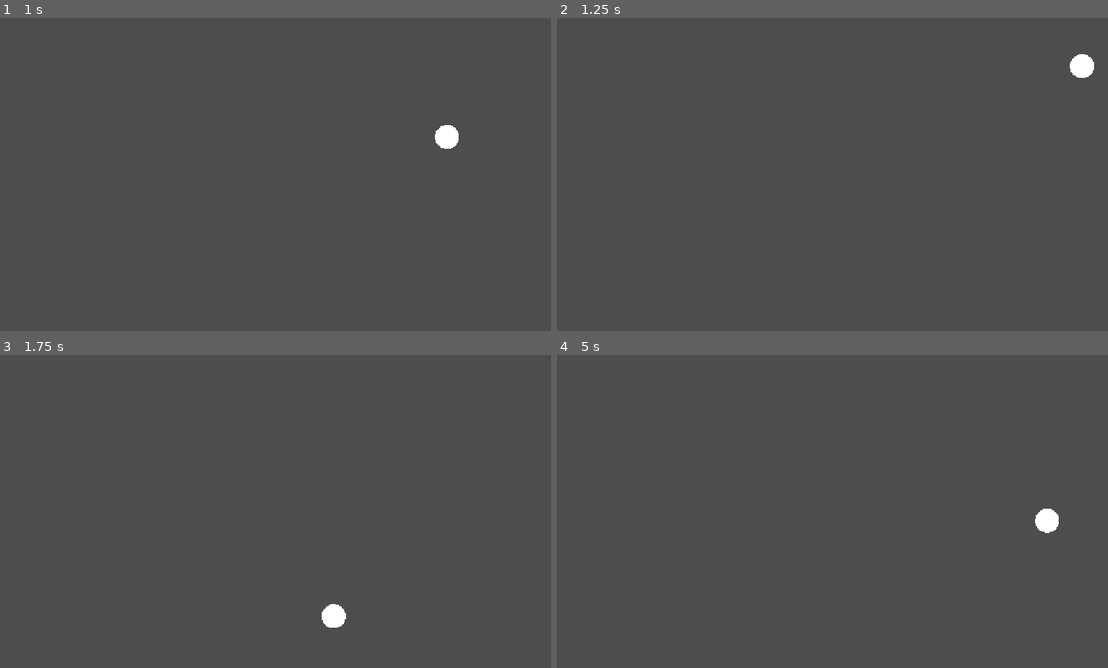
Above: before the commit, frames 1-4 (two rows, left to right).
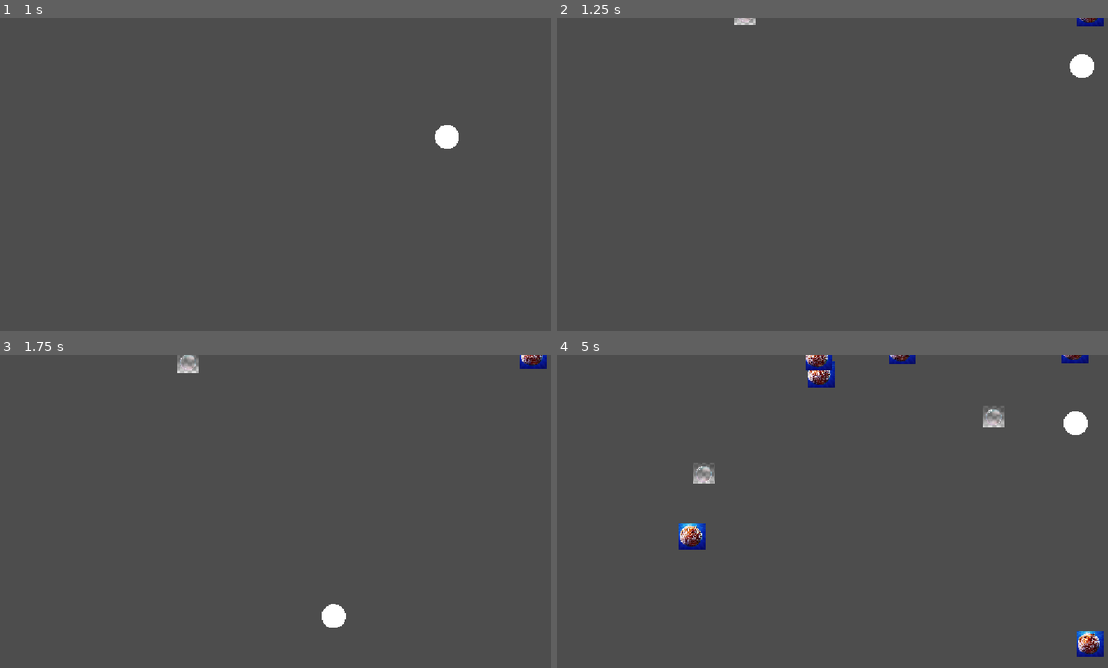
Above: after the commit, the same moments.

Repository: luiigi2000/boom-perry
Game: Godot game, scene res://Scenes/main.tscn
Two runs of this game, one before a commit and one after it. Both use one fixed random seed, a clock stepped at 60 frames per second and the inputs below.
Inputs (mouse positions are in pixels of both pictures, inside the frame that each line leads up to):
- Up to frame 1 (1 s): tap Enter at 0.5 s; move the mouse to (396, 158) at 0.52 s; hold Right from 0.53 s (still down); hold Space (parry) from 0.53 s (still down); click (396, 158) at 0.67 s
- Up to frame 2 (1.25 s): keep holding Right; keep holding Space (parry)
- Up to frame 3 (1.75 s): move the mouse to (165, 527) at 1.27 s; release Right at 1.28 s; release Space (parry) at 1.28 s; hold Down from 1.28 s (still down); tap Space (parry) at 1.35 s
- Up to frame 4 (5 s): move the mouse to (887, 442) at 2.02 s; release Down at 2.03 s; hold Right 2.03-2.78 s; hold Space (parry) 2.03-2.78 s; tap Alt at 2.1 s; move the mouse to (804, 574) at 2.77 s; hold Up 2.78-3.53 s; tap Shift at 2.85 s; click (804, 574) at 2.92 s; tap Space (parry) at 3.05, 4.35 s; move the mouse to (997, 558) at 3.52 s; hold Space (parry) 3.53-4.28 s; hold Left from 3.53 s (still down); move the mouse to (667, 464) at 4.27 s

Frame 1 is identical in both runs. In frame 2, 0.2% of the frame differs, in the area x 32-100%, y 0-3%; in frame 3, 0.4%; in frame 4, 2.6%, in the area x 22-100%, y 0-97%.

Commit message:
Falling Objects
You now move up through the sea! u can bounce off of place holder ocean objects which you can parry.

Diff:
--- a/Scenes/RigidBodies/boomerang.tscn
+++ b/Scenes/RigidBodies/boomerang.tscn
@@ -12,6 +12,7 @@
 radius = 8.69227
 
 [node name="Boomerang" type="RigidBody2D" unique_id=1919967858]
+collision_mask = 3
 physics_material_override = SubResource("PhysicsMaterial_l2u2a")
 continuous_cd = 2
 contact_monitor = true
--- /dev/null
+++ b/Scenes/RigidBodies/obstacle.tscn
@@ -0,0 +1,23 @@
+[gd_scene format=3 uid="uid://c3nuopyyt2kvv"]
+
+[ext_resource type="Script" uid="uid://dkjh7f727rit1" path="res://Scripts/obstacle.gd" id="1_8l1dc"]
+[ext_resource type="Texture2D" uid="uid://dtdv8bvhblnvs" path="res://addons/images (3).jpg" id="2_mwh3f"]
+[ext_resource type="Texture2D" uid="uid://dlstmf2b7muq6" path="res://addons/images (2).jpg" id="3_mwh3f"]
+
+[sub_resource type="RectangleShape2D" id="RectangleShape2D_qcbvg"]
+size = Vector2(54, 54)
+
+[node name="Obstacle" type="RigidBody2D" unique_id=1442991332]
+collision_mask = 2
+gravity_scale = 0.1
+lock_rotation = true
+script = ExtResource("1_8l1dc")
+meshes = Array[Texture2D]([ExtResource("2_mwh3f"), ExtResource("3_mwh3f")])
+
+[node name="CollisionShape2D" type="CollisionShape2D" parent="." unique_id=802688491]
+position = Vector2(-1, -1)
+shape = SubResource("RectangleShape2D_qcbvg")
+
+[node name="Sprite2D" type="Sprite2D" parent="." unique_id=1141032765]
+scale = Vector2(0.1, 0.1)
+texture = ExtResource("2_mwh3f")
--- a/Scenes/main.tscn
+++ b/Scenes/main.tscn
@@ -1,5 +1,6 @@
 [gd_scene format=3 uid="uid://dob171gm6muro"]
 
+[ext_resource type="Script" uid="uid://bq456bqxe402q" path="res://Scripts/main.gd" id="1_bo1nx"]
 [ext_resource type="PackedScene" uid="uid://dqpgxrnd36nc6" path="res://Scenes/RigidBodies/boomerang.tscn" id="1_jjgbg"]
 
 [sub_resource type="RectangleShape2D" id="RectangleShape2D_jjgbg"]
@@ -7,37 +8,43 @@
 
 [node name="Main" type="Node2D" unique_id=1860296884]
 position = Vector2(5, -6)
+script = ExtResource("1_bo1nx")
 
 [node name="Boomerang" parent="." unique_id=1919967858 instance=ExtResource("1_jjgbg")]
 position = Vector2(338, 258)
 
 [node name="TempMap" type="Node2D" parent="." unique_id=152736135]
 
-[node name="StaticBody2D" type="StaticBody2D" parent="." unique_id=1093926646]
+[node name="StaticBody2D" type="StaticBody2D" parent="TempMap" unique_id=1093926646]
 
-[node name="CollisionShape2D" type="CollisionShape2D" parent="StaticBody2D" unique_id=1144014338]
+[node name="CollisionShape2D" type="CollisionShape2D" parent="TempMap/StaticBody2D" unique_id=1144014338]
 position = Vector2(-36.5, 319)
 shape = SubResource("RectangleShape2D_jjgbg")
 
-[node name="StaticBody2D2" type="StaticBody2D" parent="." unique_id=598193394]
+[node name="StaticBody2D2" type="StaticBody2D" parent="TempMap" unique_id=598193394]
 position = Vector2(1260, 18)
 
-[node name="CollisionShape2D" type="CollisionShape2D" parent="StaticBody2D2" unique_id=1366388811]
+[node name="CollisionShape2D" type="CollisionShape2D" parent="TempMap/StaticBody2D2" unique_id=1366388811]
 position = Vector2(-36.5, 319)
 shape = SubResource("RectangleShape2D_jjgbg")
 
-[node name="StaticBody2D3" type="StaticBody2D" parent="." unique_id=418233413]
+[node name="StaticBody2D3" type="StaticBody2D" parent="TempMap" unique_id=418233413]
 position = Vector2(970.00006, 646)
 scale = Vector2(9.11554, 0.26731908)
 
-[node name="CollisionShape2D" type="CollisionShape2D" parent="StaticBody2D3" unique_id=664493247]
+[node name="CollisionShape2D" type="CollisionShape2D" parent="TempMap/StaticBody2D3" unique_id=664493247]
 position = Vector2(-36.5, 319)
 shape = SubResource("RectangleShape2D_jjgbg")
 
-[node name="StaticBody2D4" type="StaticBody2D" parent="." unique_id=1168551092]
+[node name="StaticBody2D4" type="StaticBody2D" parent="TempMap" unique_id=1168551092]
 position = Vector2(930.00006, -165)
 scale = Vector2(9.11554, 0.26731908)
 
-[node name="CollisionShape2D" type="CollisionShape2D" parent="StaticBody2D4" unique_id=2083279838]
+[node name="CollisionShape2D" type="CollisionShape2D" parent="TempMap/StaticBody2D4" unique_id=2083279838]
 position = Vector2(-36.5, 319)
 shape = SubResource("RectangleShape2D_jjgbg")
+
+[node name="SpawnObstacle" type="Timer" parent="." unique_id=66086657]
+autostart = true
+
+[connection signal="timeout" from="SpawnObstacle" to="." method="_on_spawn_obstacle_timeout"]
--- a/Scripts/boomerang.gd
+++ b/Scripts/boomerang.gd
@@ -14,11 +14,10 @@
 
 func _unhandled_input(event: InputEvent) -> void:
 	if parry_debounce and event.is_action_pressed("parry"):
-		parry_debounce = false
 		parry_margin.start()
 		parry_debounce = false
-
-
+	elif not parry_debounce and event.is_action_pressed("parry") and parry_margin.is_stopped():
+		negate_speed()
 
 
 func _on_parry_margin_timeout() -> void:
@@ -36,7 +35,7 @@
 
 func _on_area_2d_body_entered(body: Node2D) -> void:
 	if not parry_margin.is_stopped():
-		SPEED = wrap(SPEED,0,10000)
+		SPEED = wrap(SPEED,0,5000)
 		linear_velocity = linear_velocity.normalized() * SPEED
 		increase_multiplier_count(true)
 		missed_parry = false
@@ -55,7 +54,6 @@
 			multiplier_count = 5
 			SPEED *= 2
 			linear_velocity = linear_velocity.normalized() * SPEED
-			print("SPEEED")
 	else:
 		multiplier_count = 5
 
--- /dev/null
+++ b/Scripts/main.gd
@@ -0,0 +1,17 @@
+extends Node2D
+
+@onready var spawn_obstacle_timer = $SpawnObstacle
+@onready var obstacle_scene = preload("res://Scenes/RigidBodies/obstacle.tscn")
+# Called when the node enters the scene tree for the first time.
+func _ready() -> void:
+	pass # Replace with function body.
+
+
+
+func _on_spawn_obstacle_timeout() -> void:
+	spawn_obstacle_timer.wait_time = randf_range(0,1)
+	spawn_obstacle_timer.start()
+
+	var obstacle = obstacle_scene.instantiate()
+	obstacle.position = Vector2(randf_range(0,get_viewport_rect().size.x),-5)
+	add_child(obstacle)
--- /dev/null
+++ b/Scripts/obstacle.gd
@@ -0,0 +1,11 @@
+extends RigidBody2D
+
+@export var meshes: Array[Texture2D]
+@onready var sprite = $Sprite2D
+# Called when the node enters the scene tree for the first time.
+func _ready() -> void:
+	sprite.texture = meshes.pick_random()
+
+func _physics_process(delta: float) -> void:
+	if position.y >= get_viewport_rect().size.y+10:
+		queue_free()
--- a/project.godot
+++ b/project.godot
@@ -27,7 +27,10 @@
 [file_customization]
 
 folder_colors={
-"res://Scenes/RigidBodies/": "red"
+"res://Scenes/": "yellow",
+"res://Scenes/RigidBodies/": "red",
+"res://Scripts/": "blue",
+"res://addons/": "purple"
 }
 
 [gui]
@@ -54,6 +57,14 @@
 "unicode": 32,
 "location": 0,
 "echo": false,
+"script": null
+), Object(InputEventJoypadButton,
+"resource_local_to_scene": false,
+"resource_name": "",
+"device": -1,
+"button_index": 9,
+"pressure": 0.0,
+"pressed": true,
 "script": null
 )]
 }
Not shown, added: Scripts/main.gd.uid
Not shown, added: Scripts/obstacle.gd.uid
Binary file added: addons/images (2).jpg
Not shown, added: addons/images (2).jpg.import
Binary file added: addons/images (3).jpg
Not shown, added: addons/images (3).jpg.import
